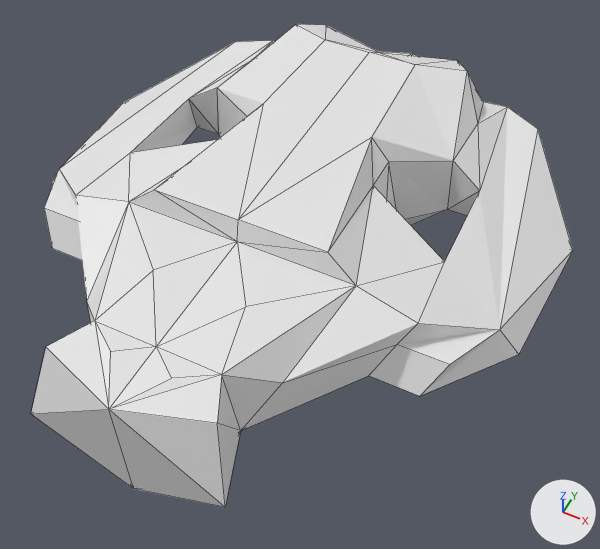
Before and after pictures for a commit that changed the Blender file alterian-pirates/blend/ships/common.blend.
The view is the same before and after, from a 50 mm lens placed at (14.8, -29.2, 34.6), pointed at (1.4, -2.5, 1.2). The lights are fixed; the arrows at lower right show +X, +Y and +Z. Mesh edges are drawn as thin lines.

The scene before the commit, as lines of its bpy script (objects in view):
```python
me_plane_002 = bpy.data.meshes.new('Plane.002')
me_plane_002.from_pydata(...)  # 62 vertices, 89 faces; spans x -14.1..0.0, y -16.6..17.0, z 0.0..7.8
ob_plane_002 = bpy.data.objects.new('Plane.002', me_plane_002)
ob_plane_002.location = (0.0, 0.0, 0.0)
_m = ob_plane_002.modifiers.new('Mirror', 'MIRROR')
```
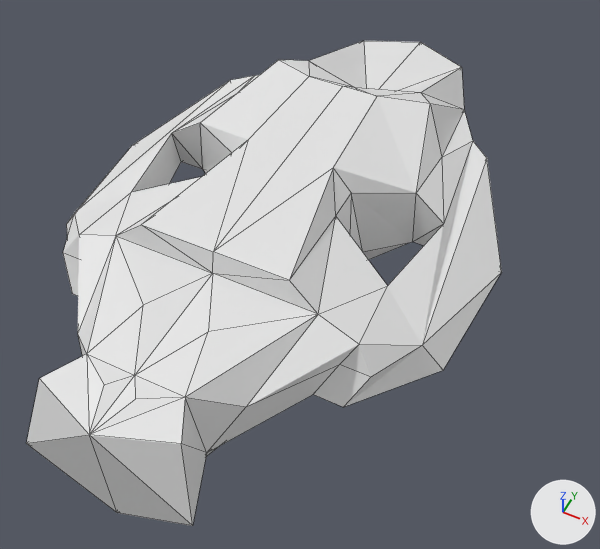
Edits to the bpy script that builds the scene:
```text
Change me_plane_002:
    used by ob_plane_002; location = (0.0, 0.0, 0.0)
    remove me_plane_002.from_pydata(...)  # 62 vertices, 89 faces; spans x -14.1..0.0, y -16.6..17.0, z 0.0..7.8
    add me_plane_002.from_pydata(...)  # 62 vertices, 89 faces; spans x -11.2..0.0, y -17.9..18.5, z 0.0..7.8
    me_plane_002 part 1: 62 of 62 vertices moved; they spanned x -14.1..0.0, y -16.6..17.0, z 0.0..7.8 and now span x -11.2..0.0, y -17.9..18.5, z 0.0..7.8; mean shift (0.9, -2.3, 0.0); largest move (-14.1, 3.8, 3.1) -> (-11.2, 0.7, 3.1)
```

Boxes (x1, y1, x2, y2) around the edits, measured in the pictures (600 x 549 px):
'Plane.002', reshaped (12% narrower)
    before: (31, 24, 573, 507)
    after: (26, 41, 502, 526)
